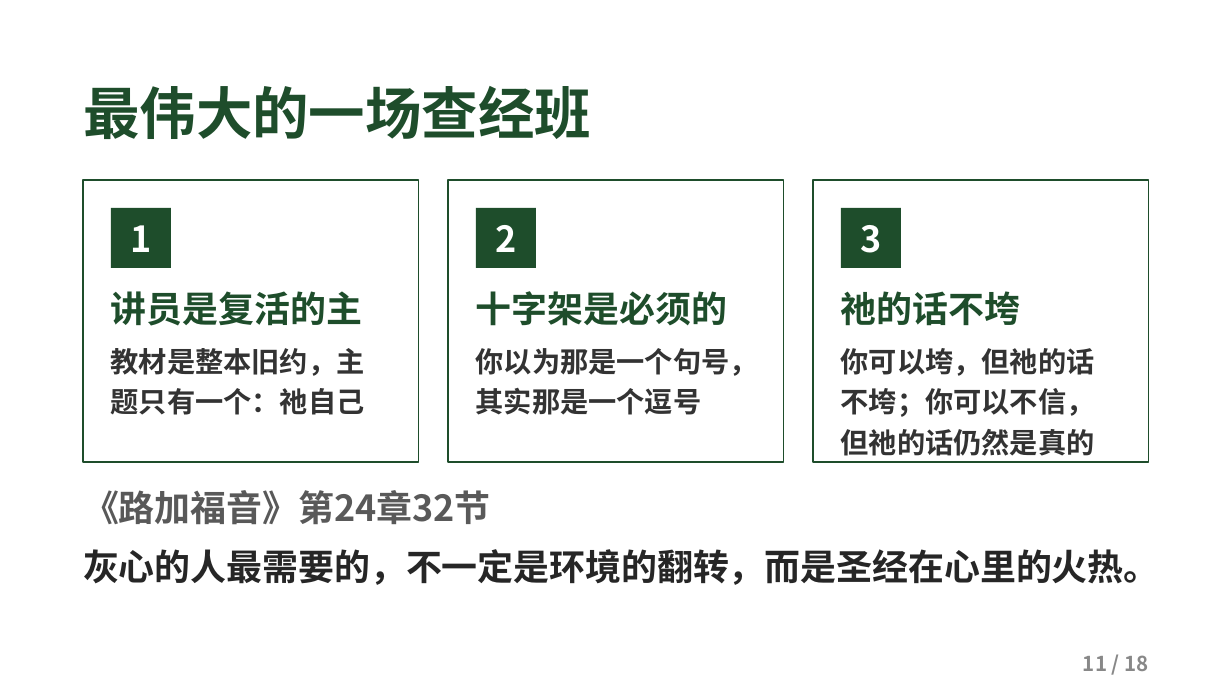
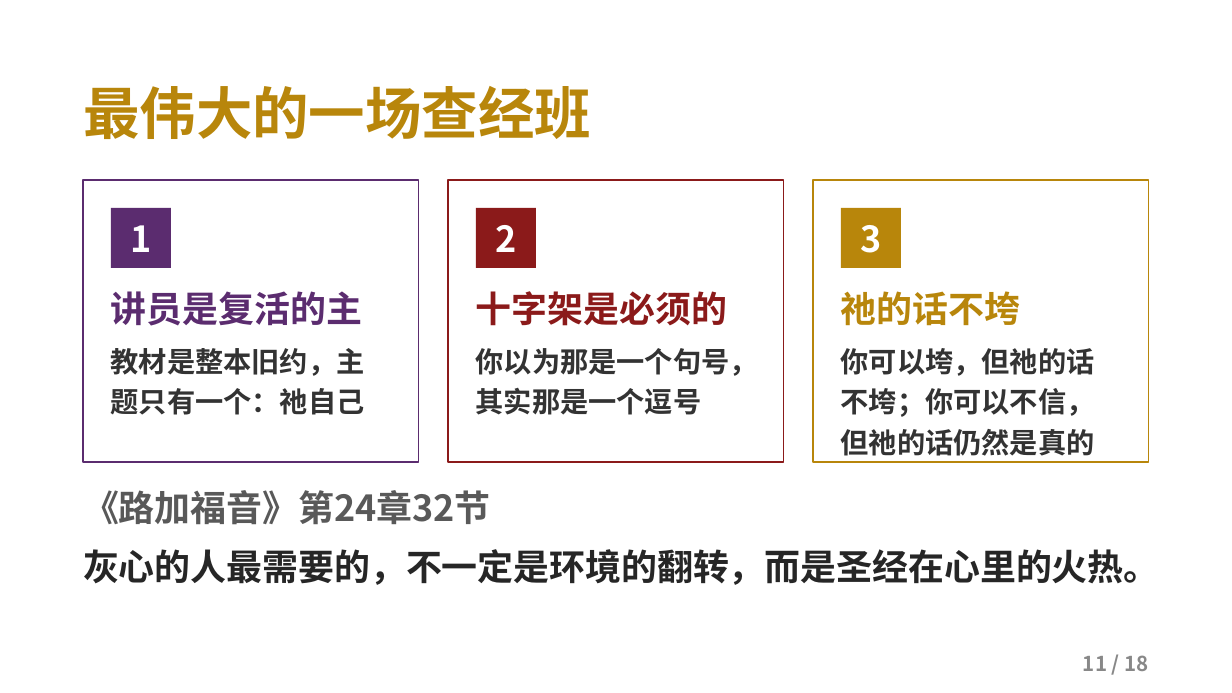
Before and after one commit to kaylechou/propresenter-lyric-tool, a slide deck: slide 11 of docs/从灰心到见证.pptx. Drawn at 1232x693 pixels with LibreOffice and Linux fonts; fonts in the diff are those of the drawing; background and template pictures are left out. Boxes give left, top, right and bottom in pixels: in the first picture for what was removed or moved away, otherwise in the second. Text is boxed around its words. In the diff, an @@ line names an element or a change of style, - is before the commit and + after.

```diff
--- a/docs/从灰心到见证.pptx
+++ b/docs/从灰心到见证.pptx
@@ text "最伟大的一场查经班" at bbox=[83, 86, 591, 139]: text colour #1E4D2B to #B8860B @@
@@ rectangle at bbox=[83, 180, 419, 462]: outline #1E4D2B 1.25 pt to #5B2C6F 1.25 pt @@
@@ rectangle "1" at bbox=[111, 208, 171, 268]: fill #1E4D2B to #5B2C6F @@
@@ rectangle at bbox=[448, 180, 784, 462]: outline #1E4D2B 1.25 pt to #8B1A1A 1.25 pt @@
@@ rectangle "2" at bbox=[476, 208, 536, 268]: fill #1E4D2B to #8B1A1A @@
@@ rectangle at bbox=[813, 180, 1149, 462]: outline #1E4D2B 1.25 pt to #B8860B 1.25 pt @@
@@ rectangle "3" at bbox=[841, 208, 901, 268]: fill #1E4D2B to #B8860B @@
@@ text at bbox=[111, 291, 362, 326]: text colour #1E4D2B to #5B2C6F in "讲员是复活的主" @@
@@ text at bbox=[476, 291, 727, 326]: text colour #1E4D2B to #8B1A1A in "十字架是必须的" @@
@@ text at bbox=[841, 291, 1020, 326]: text colour #1E4D2B to #B8860B in "祂的话不垮" @@
```
Also in this commit, not shown: 17 other slides changed.
